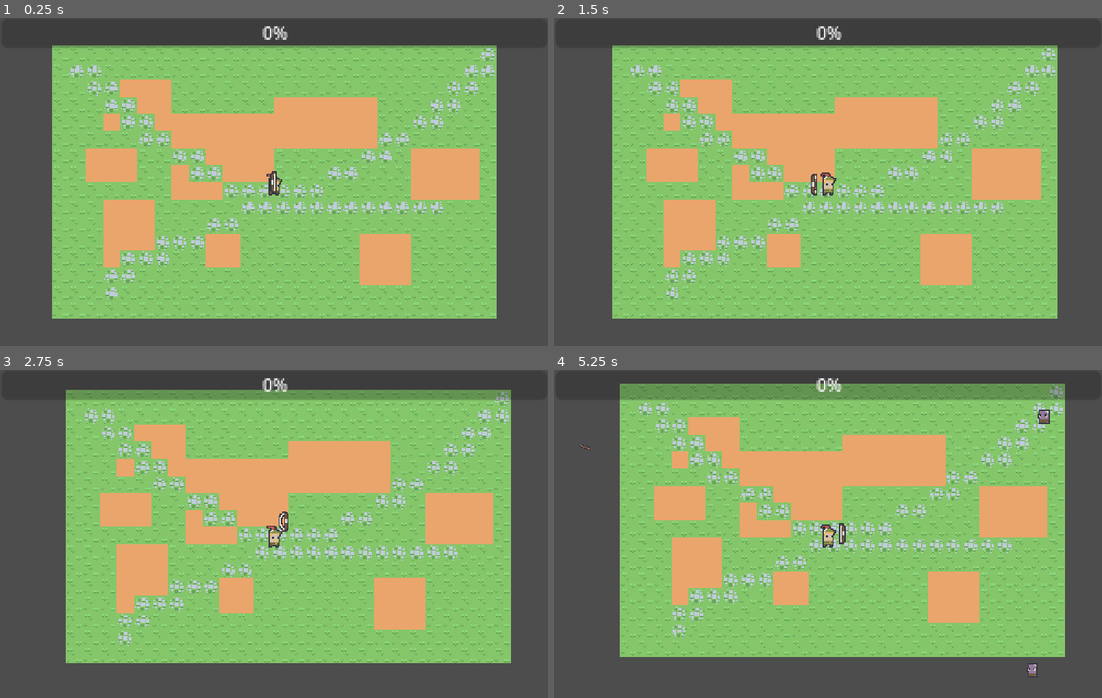
Above: before the commit, frames 1-4 (two rows, left to right).
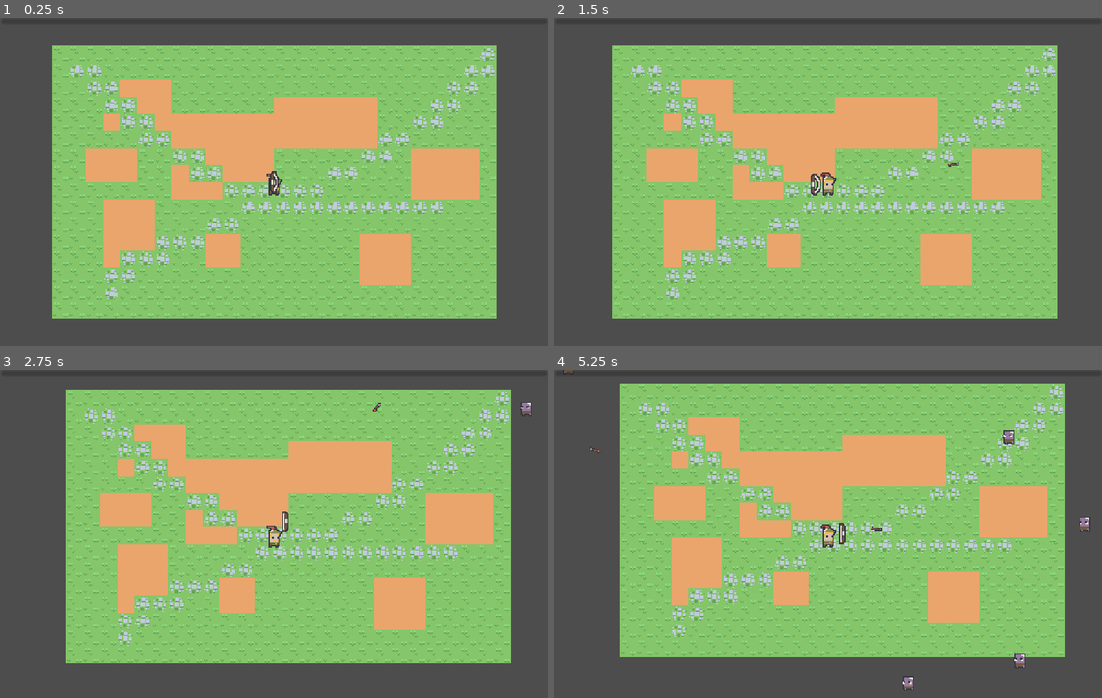
Above: after the commit, the same moments.

Repository: juicerq/jupe-game
Game: Godot game, scene res://scenes/World/World.tscn
Same seed, same stepped clock (60 frames per second), same inputs: the game is played once before the commit and once after it.
Inputs (mouse positions are in pixels of both pictures, inside the frame that each line leads up to):
- Up to frame 1 (0.25 s): no input
- Up to frame 2 (1.5 s): tap Enter at 0.5 s; move the mouse to (948, 165) at 0.52 s; tap A (a) at 0.6 s; tap D (d) at 0.8, 1.35 s; move the mouse to (718, 198) at 1.27 s
- Up to frame 3 (2.75 s): tap S (s) at 1.55, 2.1 s; move the mouse to (328, 461) at 2.02 s; tap W (w) at 2.3 s
- Up to frame 4 (5.25 s): move the mouse to (800, 599) at 2.77 s; tap W (w) at 2.85 s; tap A (a) at 3.05, 3.6 s; move the mouse to (992, 583) at 3.52 s; tap D (d) at 3.8, 4.35 s; move the mouse to (663, 484) at 4.27 s; tap S (s) at 4.55, 5.1 s; move the mouse to (855, 534) at 5.02 s

The runs differ from the first frame. In frame 1, 0.8% of the frame differs, in the area x 9-91%, y 2-53%; in frame 2, 2.6%; in frame 3, 3.7%; in frame 4, 4.6%, in the area x 1-98%, y 0-98%.

Commit message:
fix exp bar and a bit of lvl up

Diff:
--- a/scenes/Player/Experience/Scripts/Experience.gd
+++ b/scenes/Player/Experience/Scripts/Experience.gd
@@ -18,10 +18,7 @@
 	if not body is Player: return
 
 	if body is Player:
-		var leveled_up = body.level_manager.add_experience(experience_amount)
-
-		if leveled_up:
-			body.stats_manager.recalculate_all_stats()
+		body.level_manager.add_experience(experience_amount)
 
 	queue_free()
 
--- /dev/null
+++ b/scenes/Player/Experience/UI/ExperienceBar.gd
@@ -0,0 +1,5 @@
+extends ProgressBar
+
+func _on_archer_player_gained_experience(new_value: float, new_max_value) -> void:
+	value = new_value
+	max_value = new_max_value
--- a/scenes/Player/Experience/UI/progress_bar.tscn
+++ b/scenes/Player/Experience/UI/ExperienceBar.tscn
@@ -1,10 +1,11 @@
 [gd_scene load_steps=2 format=3 uid="uid://jcufghd8s5pv"]
 
-[ext_resource type="Script" uid="uid://b7war4pun8bmc" path="res://scenes/Player/Experience/UI/progress_bar.gd" id="1_rmrbt"]
+[ext_resource type="Script" uid="uid://b7war4pun8bmc" path="res://scenes/Player/Experience/UI/ExperienceBar.gd" id="1_rmrbt"]
 
 [node name="ProgressBar" type="ProgressBar"]
 anchors_preset = 10
 anchor_right = 1.0
 offset_bottom = 27.0
 grow_horizontal = 2
+show_percentage = false
 script = ExtResource("1_rmrbt")
--- a/scenes/Player/Experience/UI/progress_bar.gd
+++ /dev/null
@@ -1,13 +0,0 @@
-extends ProgressBar
-
-func _on_archer_player_gained_experience(new_value: float, new_max_value) -> void:
-	value += new_value
-
-	print("bar increased by: ", new_value, " and now is: ", value)
-
-	if value >= max_value:
-		var left_over = value - max_value
-		value = left_over
-
-	print("new max exp: ", new_max_value)
-	max_value = new_max_value
--- a/scenes/Weapons/Base.tscn
+++ b/scenes/Weapons/Base.tscn
@@ -7,6 +7,7 @@
 
 [node name="FWTimer" type="Timer" parent="."]
 unique_name_in_owner = true
+wait_time = 0.05
 one_shot = true
 autostart = true
 
--- a/scenes/Weapons/Bow/Scripts/Bow.gd
+++ b/scenes/Weapons/Bow/Scripts/Bow.gd
@@ -37,7 +37,7 @@
 	arrow.direction = arrow_direction
 	%FWTimer.start()
 
-	print("finished attack")
+	#print("finished attack")
 
 
 func get_damage():
--- a/scenes/World/World.tscn
+++ b/scenes/World/World.tscn
@@ -1,10 +1,9 @@
-[gd_scene load_steps=13 format=4 uid="uid://cklhpy5bnv642"]
+[gd_scene load_steps=10 format=4 uid="uid://cklhpy5bnv642"]
 
 [ext_resource type="Texture2D" uid="uid://c7ntbsq8en0f3" path="res://assets/Tilemap/tilemap_packed.png" id="1_fngvn"]
 [ext_resource type="Script" uid="uid://bvd7vedcmiph7" path="res://scenes/World/Scripts/world.gd" id="1_hkgio"]
-[ext_resource type="Texture2D" uid="uid://dnsb7bqpl7cdn" path="res://assets/robinHood_ v1.1/weapons_.png" id="2_hkgio"]
 [ext_resource type="Script" uid="uid://oadldmuelnxt" path="res://scenes/World/Scripts/wave.gd" id="2_kurpr"]
-[ext_resource type="PackedScene" uid="uid://jcufghd8s5pv" path="res://scenes/Player/Experience/UI/progress_bar.tscn" id="2_p47ta"]
+[ext_resource type="PackedScene" uid="uid://jcufghd8s5pv" path="res://scenes/Player/Experience/UI/ExperienceBar.tscn" id="2_p47ta"]
 [ext_resource type="PackedScene" uid="uid://cobe437juc2n7" path="res://scenes/Player/Archer.tscn" id="3_kurpr"]
 [ext_resource type="Script" uid="uid://cafage6df4o14" path="res://scenes/World/Scripts/PlayerCamera.gd" id="5_ictkp"]
 
@@ -151,20 +150,8 @@
 physics_layer_0/collision_layer = 1
 sources/1 = SubResource("TileSetAtlasSource_rwgxs")
 
-[sub_resource type="TileSetAtlasSource" id="TileSetAtlasSource_4wyf3"]
-texture = ExtResource("1_fngvn")
-3:0/size_in_atlas = Vector2i(1, 2)
-3:0/0 = 0
-3:0/0/texture_origin = Vector2i(0, 10)
-3:0/0/physics_layer_0/polygon_0/points = PackedVector2Array(-8, 0, 8, -0.179857, 8, 8, -8, 8)
-
-[sub_resource type="TileSetAtlasSource" id="TileSetAtlasSource_71j4m"]
-texture = ExtResource("2_hkgio")
-
-[sub_resource type="TileSet" id="TileSet_k0juu"]
-physics_layer_0/collision_layer = 1
-sources/0 = SubResource("TileSetAtlasSource_4wyf3")
-sources/1 = SubResource("TileSetAtlasSource_71j4m")
+[sub_resource type="StyleBoxFlat" id="StyleBoxFlat_kurpr"]
+bg_color = Color(0.316259, 0.701402, 0.250403, 1)
 
 [node name="World" type="Node2D"]
 y_sort_enabled = true
@@ -180,13 +167,6 @@
 tile_map_data = PackedByteArray("AAD9//7/AQABAAIAAAD+////AQABAAIAAAD//wAAAQAHAAMAAAAAAAAAAQAHAAMAAAABAAEAAQAHAAMAAAACAA …(6576 unchanged characters)…
 tile_set = SubResource("TileSet_4wyf3")
 
-[node name="Ground 1" type="TileMapLayer" parent="."]
-z_index = 1
-y_sort_enabled = true
-tile_map_data = PackedByteArray("AAD+////AAADAAAAAAABAAAAAAADAAAAAAD+/wAAAAADAAAAAAA=")
-enabled = false
-tile_set = SubResource("TileSet_k0juu")
-
 [node name="Archer" parent="." instance=ExtResource("3_kurpr")]
 unique_name_in_owner = true
 z_index = 1
@@ -198,15 +178,19 @@
 script = ExtResource("5_ictkp")
 body_to_follow = NodePath("../Archer")
 
-[node name="ProgressBar" parent="Camera" instance=ExtResource("2_p47ta")]
+[node name="ExperienceBar" parent="Camera" instance=ExtResource("2_p47ta")]
 z_index = 10
 offset_left = -255.0
 offset_top = -153.0
 offset_right = 255.0
-offset_bottom = -140.0
+offset_bottom = -148.0
+theme_override_font_sizes/font_size = 7
+theme_override_styles/fill = SubResource("StyleBoxFlat_kurpr")
+allow_greater = true
 
 [node name="Timer" type="Timer" parent="."]
+wait_time = 0.5
 autostart = true
 
-[connection signal="player_gained_experience" from="Archer" to="Camera/ProgressBar" method="_on_archer_player_gained_experience"]
+[connection signal="player_gained_experience" from="Archer" to="Camera/ExperienceBar" method="_on_archer_player_gained_experience"]
 [connection signal="timeout" from="Timer" to="EnemyWave" method="_on_timer_timeout"]
--- a/scripts/HealthComponent.gd
+++ b/scripts/HealthComponent.gd
@@ -15,7 +15,7 @@
 
 func take_damage(amount: int):
 	var total_damage = (amount - (amount * Stats.defense / 100))
-	print(get_parent().name, " DAMAGED! HP before: ", current_health, " -", " after: ", current_health - total_damage)
+	#print(get_parent().name, " DAMAGED! HP before: ", current_health, " -", " after: ", current_health - total_damage)
 	current_health -= total_damage
 
 	if current_health <= 0:
--- a/scripts/LevelComponent.gd
+++ b/scripts/LevelComponent.gd
@@ -29,27 +29,26 @@
 
 	return
 
-func add_experience(amount: float) -> bool:
+func handle_level_up():
+	player.stats_manager.recalculate_all_stats()
+	update_max_experience()
+
+func add_experience(amount: float) -> void:
 	current_experience += amount
-
-	print("[EXP] player gained exp: ", amount)
-
-	print("[EXP] player needs to level up: ", max_experience)
 
 	var should_level_up = current_experience >= max_experience
 
+	print("[EXP] current_experience is ", current_experience, " and max is ", max_experience )
+
 	if should_level_up:
 		var next_level = current_level + 1
-		print("player leveled up from: ", current_level, " to: ", next_level)
+
+		print("[EXP]: player level up from ", current_level, " to ", next_level)
+
 		current_level = next_level
+		current_experience = current_experience - max_experience
 
-		update_max_experience()
+		handle_level_up()
 
-		if (player):
-			player.player_gained_experience.emit(amount, max_experience)
-		return true
-	else:
-		if (player):
-			player.player_gained_experience.emit(amount, max_experience)
-
-	return false
+	if (player):
+		player.player_gained_experience.emit(current_experience, max_experience)
Renamed: scenes/Player/Experience/UI/progress_bar.gd.uid -> scenes/Player/Experience/UI/ExperienceBar.gd.uid
